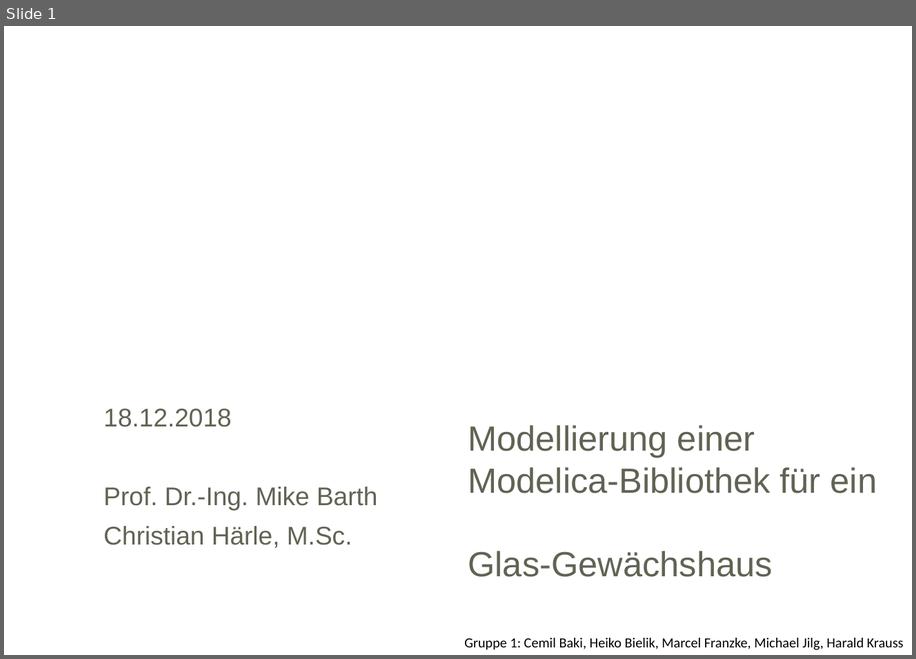
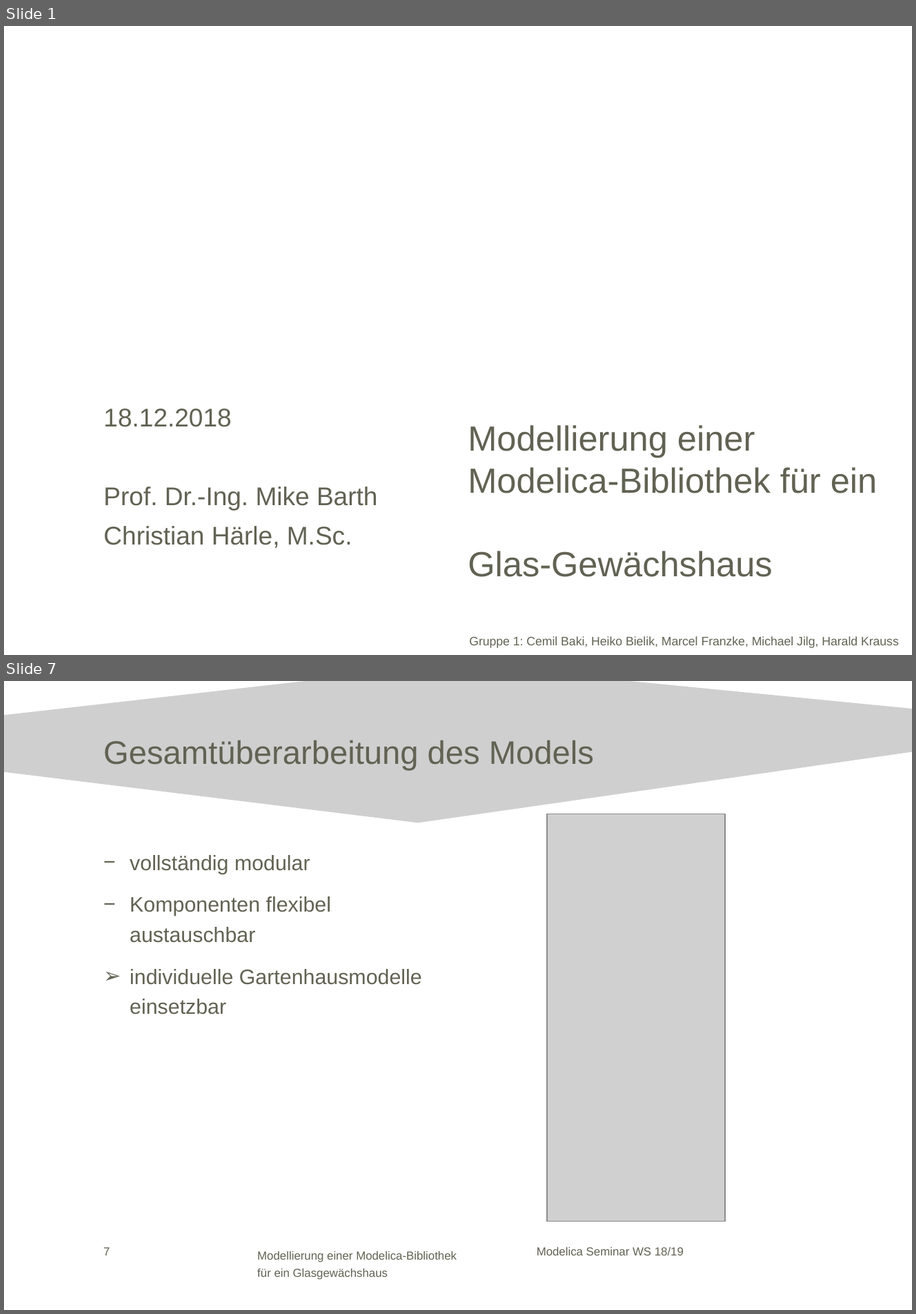
Before and after one commit to HeikoBielik/gewXhouse, a slide deck: Modelica WS 18_19_V3.pptx. Shown one above the other, each under a label of ours: slide 1 before the commit, slides 1 and 7 after it; the slides between them are not shown. The pictures are 916x659 and 916x1314 pixels, drawn with LibreOffice and Linux fonts; fonts in the diff are those of the drawing; grey boxes stand for pictures; background and template pictures are left out. Boxes give left, top, right and bottom in pixels: in the first picture for what was removed or moved away, otherwise in the second. Text is boxed around its words. In the diff, an @@ line names an element or a change of style, - is before the commit and + after.

```diff
--- a/Modelica WS 18_19_V3.pptx
+++ b/Modelica WS 18_19_V3.pptx
@@ slide 7 added at (x1=4, y1=681, x2=912, y2=1310), background #FFFFFF @@
@@ freeform shape added at (x1=4, y1=681, x2=912, y2=822), fill #CFCFCF @@
@@ title added at (x1=103, y1=740, x2=594, y2=771), 28 pt, text #626254 @@
+Gesamtüberarbeitung des Models
@@ picture added at (x1=547, y1=814, x2=725, y2=1221) @@
@@ text added at (x1=130, y1=855, x2=422, y2=1014), 18 pt, text #626254 @@
+− vollständig modular
+− Komponenten flexibel austauschbar
+➢ individuelle Gartenhausmodelle einsetzbar
@@ page number added at (x1=103, y1=1247, x2=110, y2=1255), 10 pt, text #626254 @@
+7
@@ text added at (x1=257, y1=1251, x2=457, y2=1279), 10 pt, text #626254 @@
+Modellierung einer Modelica-Bibliothek für ein Glasgewächshaus
@@ text added at (x1=537, y1=1247, x2=684, y2=1255), 10 pt, text #626254 @@
+Modelica Seminar WS 18/19
@@ slide 1 changed as well @@
@@ text "Gruppe 1: Cemil Baki, Heiko ..." at (x1=469, y1=636, x2=899, y2=648): size 12 to 10.5 pt, font Calibri to Arial, text colour #000000 to #626254 @@
```
Also in this commit, not shown: 1 other slide changed, 5 other slides added, 9 slides removed, 1 other file.
